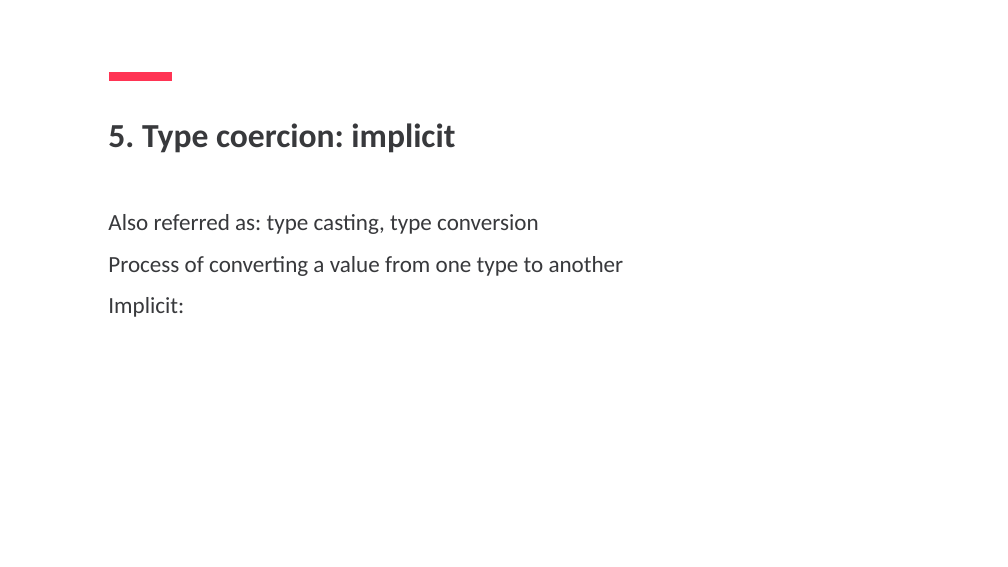
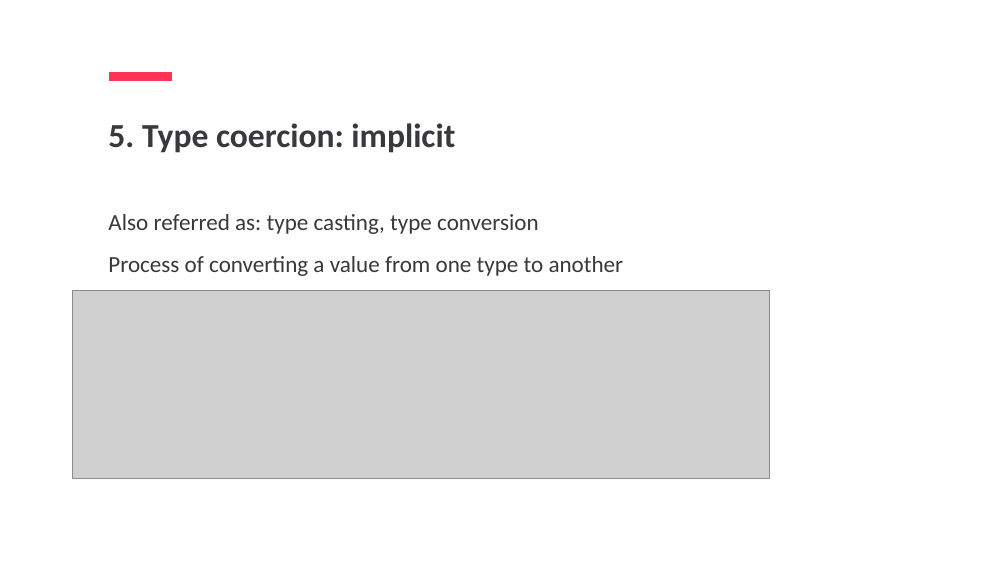
Before and after one commit to jpotapova/js-lecture-1, a slide deck: slide 23 of JS1-Jelizaveta-Potapova.pptx (slide 20 before the commit). Drawn at 1008x567 pixels with LibreOffice and Linux fonts; fonts in the diff are those of the drawing; grey boxes stand for pictures. Boxes give left, top, right and bottom in pixels: in the first picture for what was removed or moved away, otherwise in the second. Text is boxed around its words. In the diff, an @@ line names an element or a change of style, - is before the commit and + after.

```diff
--- a/JS1-Jelizaveta-Potapova.pptx
+++ b/JS1-Jelizaveta-Potapova.pptx
@@ text at (108,256,624,276): text changed @@
-Process of converting a value from one type to another
-Implicit:
+Process of converting a value from one type to another
@@ picture added at (72,290,769,478) @@
```
Also in this commit, not shown: 27 other slides changed, 7 slides added, 3 other files.
